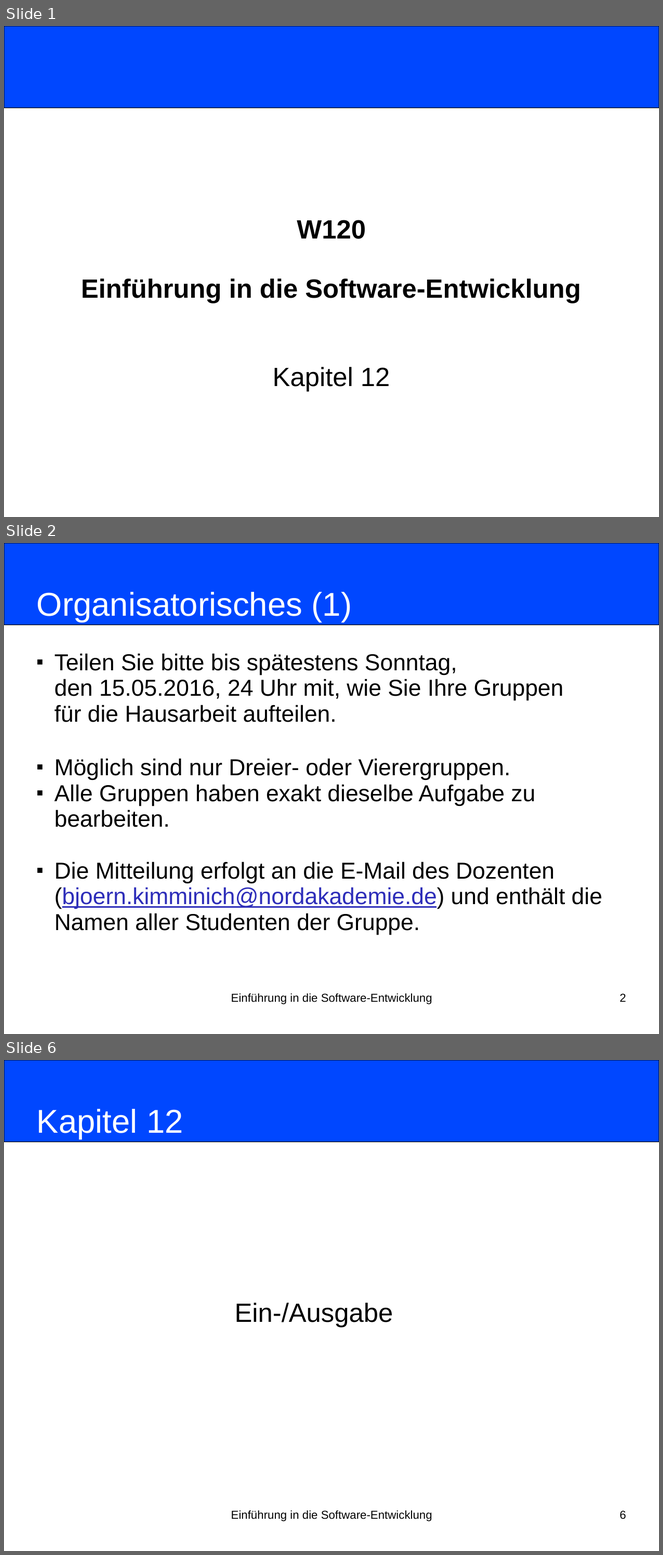
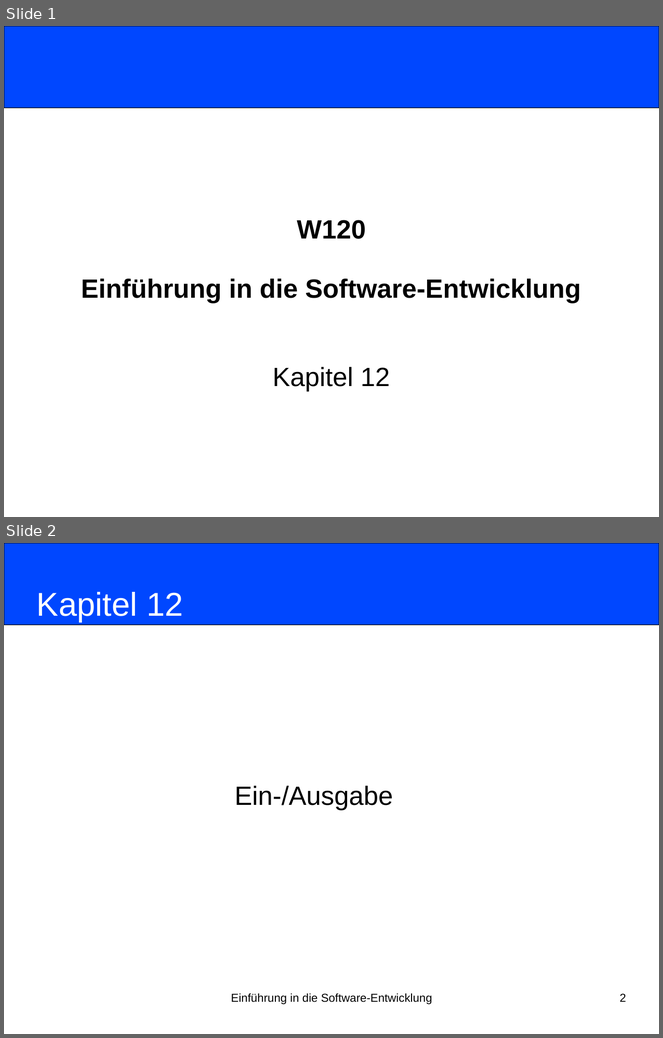
Before and after one commit to nordakademie-einfuehrung-java/vorlesungsskript, a slide deck: folien/Semester_04_Termin_04_Kapitel12.pptx. Shown one above the other, each under a label of ours: slides 1, 2 and 6 before the commit, slides 1 and 2 after it; the slides between them are not shown. The pictures are 663x1555 and 663x1038 pixels, drawn with LibreOffice and Linux fonts; fonts in the diff are those of the drawing. Boxes give left, top, right and bottom in pixels: in the first picture for what was removed or moved away, otherwise in the second. Text is boxed around its words. In the diff, an @@ line names an element or a change of style, - is before the commit and + after.

```diff
--- a/folien/Semester_04_Termin_04_Kapitel12.pptx
+++ b/folien/Semester_04_Termin_04_Kapitel12.pptx
@@ slide 2 removed at [4,543,659,1034], background #FFFFFF @@
@@ rounded rectangle removed at [4,543,659,625] @@
@@ title removed at [37,592,352,622] @@
-Organisatorisches (1)
@@ subtitle removed at [54,653,603,935] @@
-■ Teilen Sie bitte bis spätestens Sonntag,
-  den 15.05.2016, 24 Uhr mit, wie Sie Ihre Gruppen
-  für die Hausarbeit aufteilen.
-■ Möglich sind nur Dreier- oder Vierergruppen.
-■ Alle Gruppen haben exakt dieselbe Aufgabe zu bearbeiten.
-■ Die Mitteilung erfolgt an die E-Mail des Dozenten (bjoern.kimminich@nordakademie.de) und enthält die Namen aller Studenten der Gruppe.
@@ text removed at [231,994,432,1005] @@
-Einführung in die Software-Entwicklung
@@ page number removed at [620,994,626,1002] @@
-2
@@ what was slide 6 is now slide 2 @@
@@ page number at [620,994,626,1002]: text changed @@
-6
+2
```
Also in this commit, not shown: 3 other slides removed, 3 other files.
